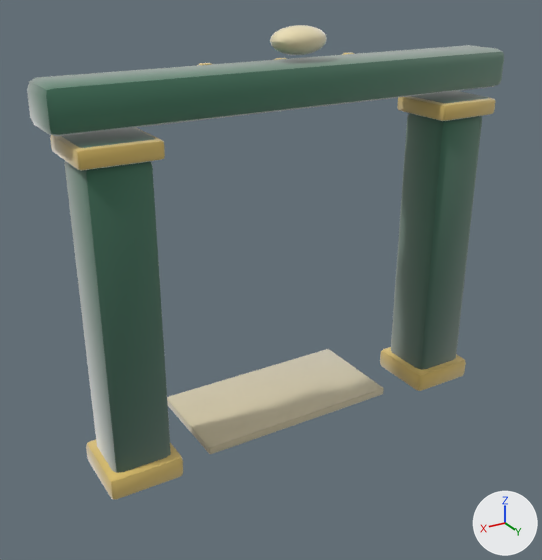
Renders of the glTF model assets/models/gates/38a6bf3d.glb from each side of a commit.
One viewpoint serves both versions: a camera (50 mm lens) standing at (4.1, 6.32, 4.96) and looking at (0.15, -0.27, 1.67). The axes (+X, +Y, +Z) are drawn at lower right. The lights are the same throughout. The older version comes first. Vertices at exactly the same position are counted once.

Names of what the first picture shows: 'gate_38a6bf3d'.
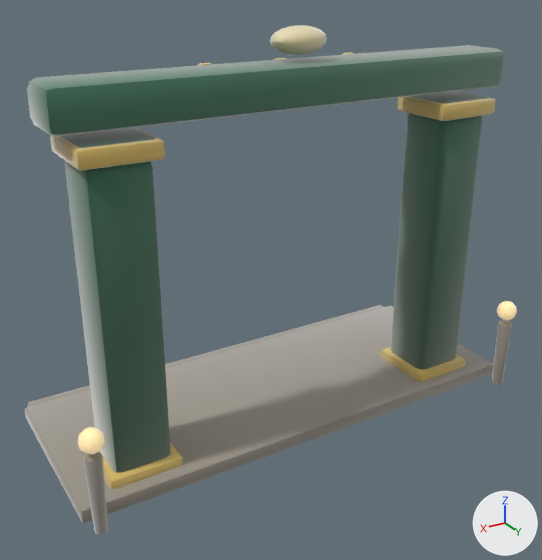
Changed parts and their boxes (x1, y1, x2, y2) in the pictures (542 x 560 px):
'gate_38a6bf3d', reshaped (8% taller)
    before: (27, 25, 504, 499)
    after: (25, 25, 517, 535)
part 1 of me_gate_38a6bf3d, added
    after: (25, 306, 494, 523)
part 2 of me_gate_38a6bf3d, added
    after: (492, 320, 512, 385)
part 3 of me_gate_38a6bf3d, added
    after: (83, 452, 108, 535)
part 4 of me_gate_38a6bf3d, added
    after: (28, 305, 383, 407)
part 5 of me_gate_38a6bf3d, added
    after: (497, 301, 517, 320)
part 6 of me_gate_38a6bf3d, added (beige)
    after: (78, 427, 104, 454)
part 7 of me_gate_38a6bf3d, edited (looks the same)
    both: (27, 31, 504, 489)

What changed in the scene script:
```text
Add mat_clay__ffe2a8_0_95__ffe2a8:
    mat_clay__ffe2a8_0_95__ffe2a8 = bpy.data.materials.new('clay_#FFE2A8_0.95_#FFE2A8')
    # nodes: BsdfPrincipled, Mix, OutputMaterial, VertexColor
    # colours: beige #bca67a, beige #ffe2a8, mixed with the vertex colours
Add mat_clay__9e978a_0_93:
    mat_clay__9e978a_0_93 = bpy.data.materials.new('clay_#9E978A_0.93_-')
    # nodes: BsdfPrincipled, Mix, OutputMaterial, VertexColor
    # colours: grey #9e978a, mixed with the vertex colours
Add mat_clay__b9b2a2_0_93:
    mat_clay__b9b2a2_0_93 = bpy.data.materials.new('clay_#B9B2A2_0.93_-')
    # nodes: BsdfPrincipled, Mix, OutputMaterial, VertexColor
    # colours: grey #b9b2a2, mixed with the vertex colours
Change me_gate_38a6bf3d:
    used by ob_gate_38a6bf3d; location = (0.0, 0.0, 0.0)
    remove me_gate_38a6bf3d.from_pydata(...)  # 1244 vertices, 2412 faces; spans x -2.56..2.56, y -1.0..0.4, z -0.01..4.37
    add me_gate_38a6bf3d.from_pydata(...)  # 1744 vertices, 3384 faces; spans x -2.73..2.73, y -1.71..0.83, z -0.01..4.37
    me_gate_38a6bf3d part 1: the loose piece of 56 vertices spanning x -1.2..1.2, y -1.0..0.2, z 0.0..0.1 is copied, and the copy is multiplied about its middle by the matrix ((2.281, -0.017, -0.003), (-0.001, 1.741, -0.002), (-0.001, -0.014, 1.598)), then moved by (0.0, -0.1, 0.03), in mat_clay__9e978a_0_93; it spans x -2.73..2.73, y -1.55..0.55, z 0.0..0.17
    me_gate_38a6bf3d part 2: a new loose piece of 114 vertices spanning x -2.68..-2.51, y 0.64..0.81, z 0.0..0.86, in mat_clay__9e978a_0_93
    me_gate_38a6bf3d part 3: a new loose piece of 114 vertices spanning x 2.52..2.69, y 0.64..0.8, z 0.0..0.86, in mat_clay__9e978a_0_93
    me_gate_38a6bf3d part 4: a new loose piece of 56 vertices spanning x -2.65..2.66, y -1.71..-1.37, z 0.0..0.12, in mat_clay__9e978a_0_93
    me_gate_38a6bf3d part 5: a new loose piece of 52 vertices spanning x -2.72..-2.48, y 0.61..0.83, z 0.9..1.14, in mat_clay__ffe2a8_0_95__ffe2a8
    me_gate_38a6bf3d part 6: a new loose piece of 52 vertices spanning x 2.48..2.72, y 0.61..0.83, z 0.9..1.14, in mat_clay__ffe2a8_0_95__ffe2a8
    me_gate_38a6bf3d part 7: 2273 kept faces spanning x -2.56..2.56, y -1.0..0.4, z -0.01..4.32 get new vertex colours; the middle colour goes from light grey #cccad2 to light grey #c3b9b1
    other edits to the shape of me_gate_38a6bf3d do not show in these pictures
    add me_gate_38a6bf3d.materials.append(mat_clay__9e978a_0_93)
    add me_gate_38a6bf3d.materials.append(mat_clay__b9b2a2_0_93)
    add me_gate_38a6bf3d.materials.append(mat_clay__ffe2a8_0_95__ffe2a8)
```
